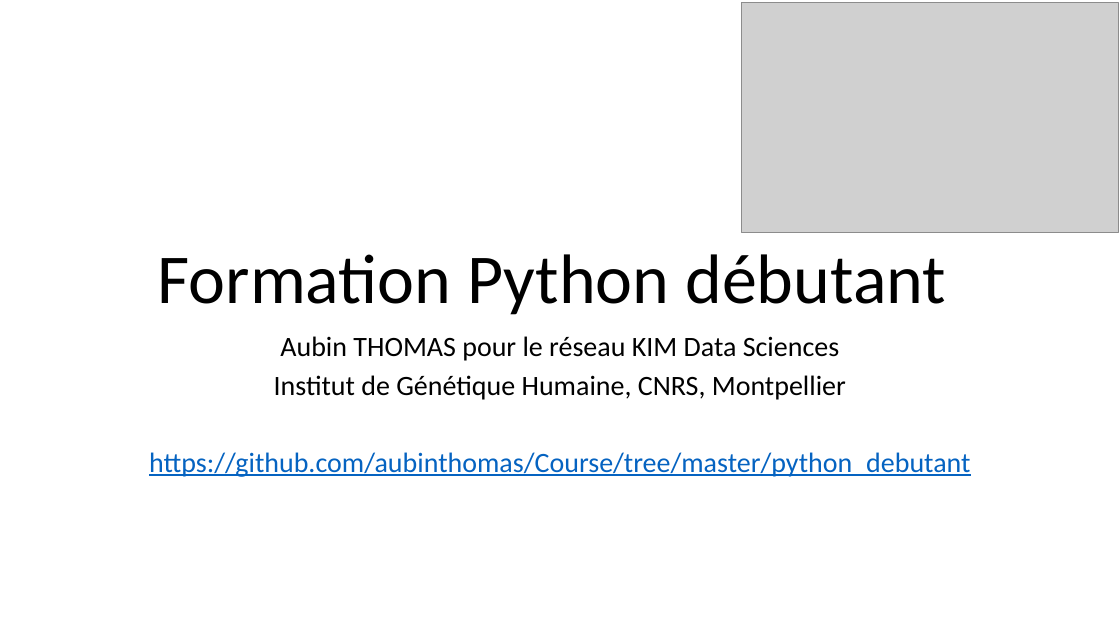
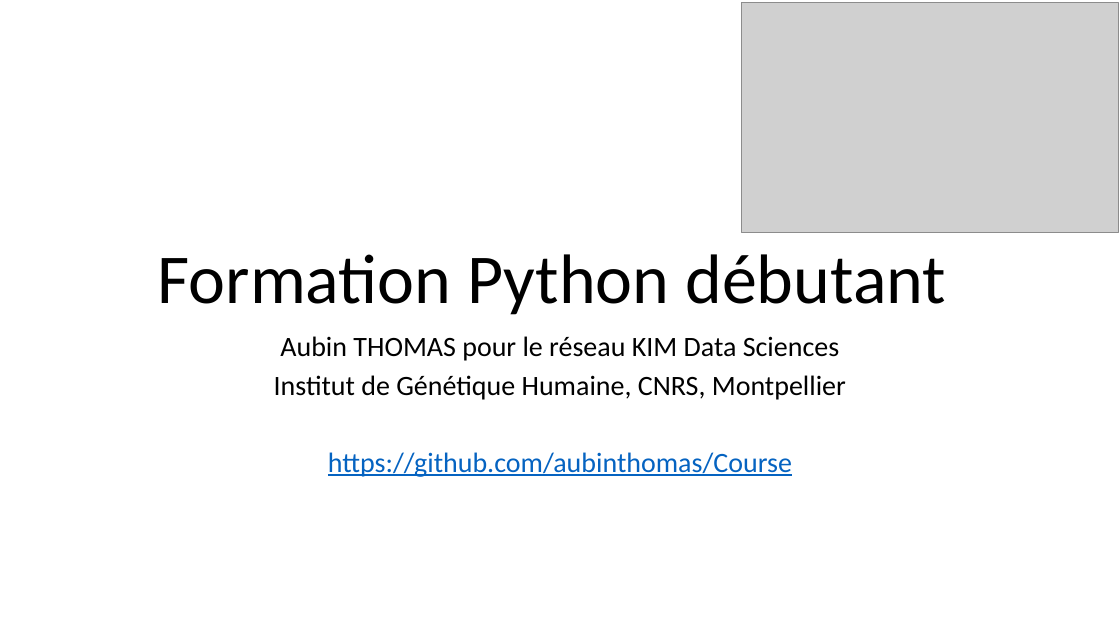
Before and after one commit to aubinthomas/Course, a slide deck: slide 1 of python_debutant/Formation Python débutant.pptx. Drawn at 1120x630 pixels with LibreOffice and Linux fonts; fonts in the diff are those of the drawing; grey boxes stand for pictures. Boxes give left, top, right and bottom in pixels: in the first picture for what was removed or moved away, otherwise in the second. Text is boxed around its words. In the diff, an @@ line names an element or a change of style, - is before the commit and + after.

```diff
--- a/python_debutant/Formation Python débutant.pptx
+++ b/python_debutant/Formation Python débutant.pptx
@@ subtitle at (328,452,792,477): text changed @@
-https://github.com/aubinthomas/Course/tree/master/python_debutant
+https://github.com/aubinthomas/Course
```
Also in this commit, not shown: 4 other slides changed, 12 slides added, 2 other files.
